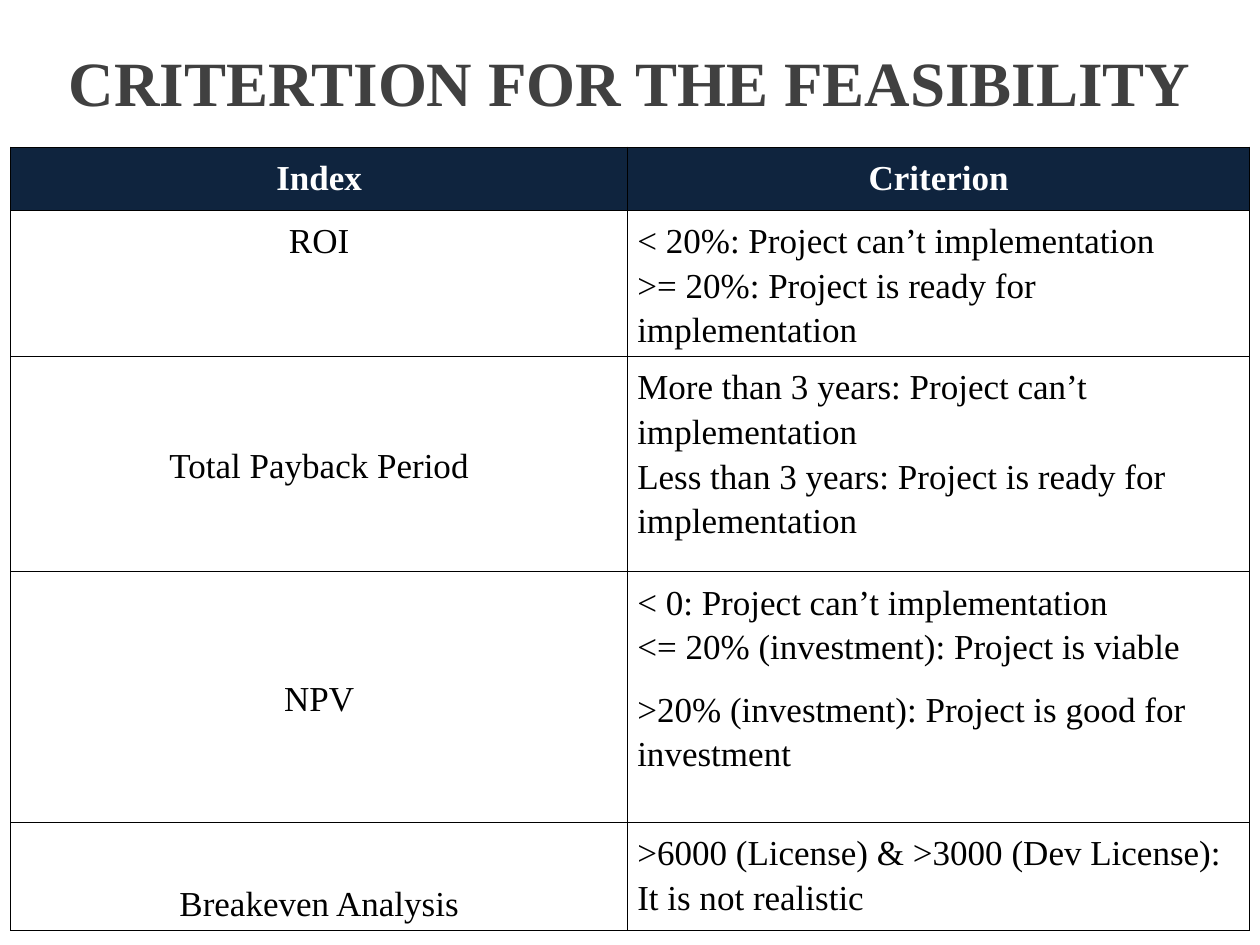
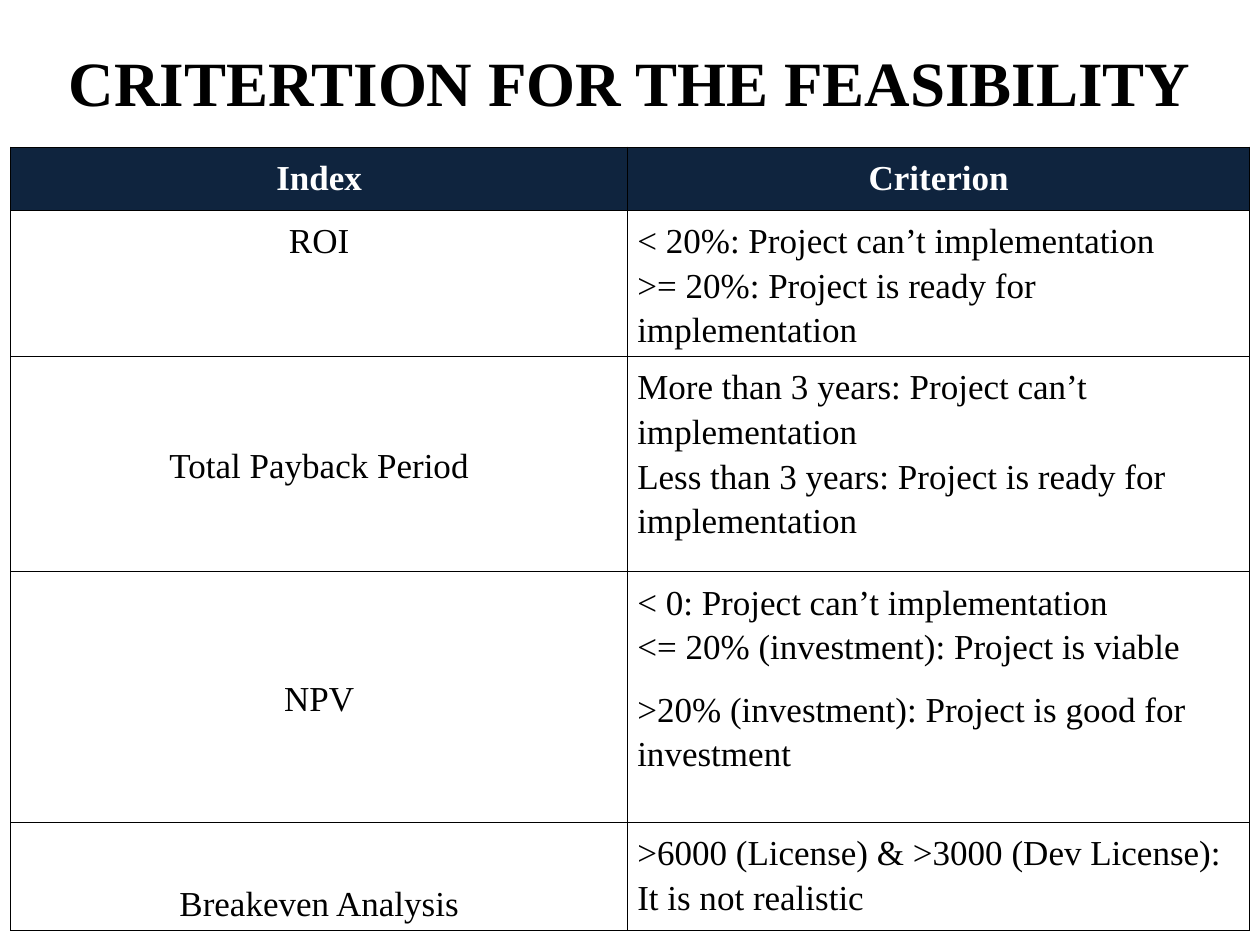
Before and after one commit to T138384/vlu-k15t1-team11, a slide deck: slide 5 of SMA - Software Measurement & Analysis/Assignment-07/K15T1-Team11-Team Assignment7/K15T1-Team11-Team Assignment7.ppt. Drawn at 1260x945 pixels with LibreOffice and Linux fonts; fonts in the diff are those of the drawing; background and template pictures are left out. Boxes give left, top, right and bottom in pixels: in the first picture for what was removed or moved away, otherwise in the second. Text is boxed around its words. In the diff, an @@ line names an element or a change of style, - is before the commit and + after.

```diff
--- a/SMA - Software Measurement & Analysis/Assignment-07/K15T1-Team11-Team Assignment7/K15T1-Team11-Team Assignment7.ppt
+++ b/SMA - Software Measurement & Analysis/Assignment-07/K15T1-Team11-Team Assignment7/K15T1-Team11-Team Assignment7.ppt
@@ title "CRITERTION FOR THE FEASIBILITY" at (x1=69, y1=64, x2=1190, y2=107): text colour #404040 to #000000 @@
```
Also in this commit, not shown: 4 other slides changed, 1 slide added, 1 other file.
